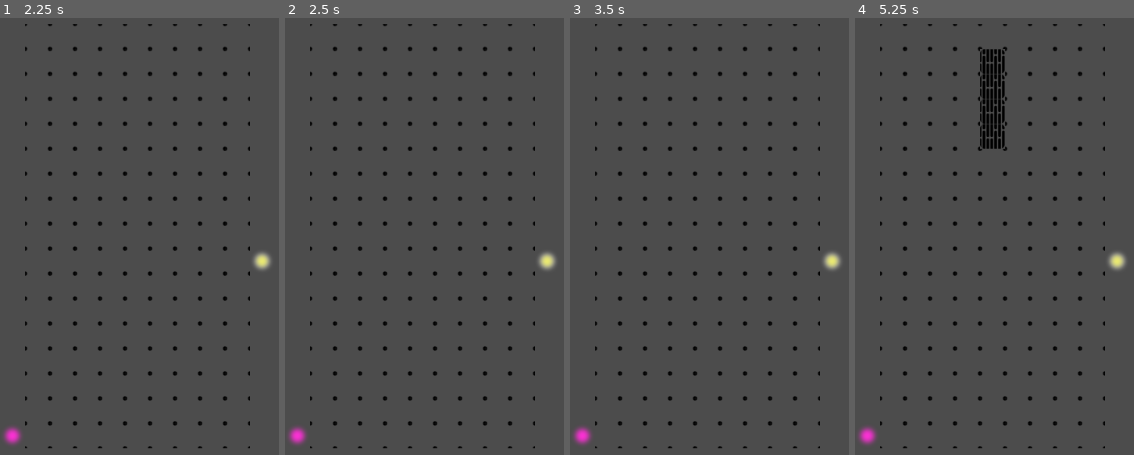
Above: before the commit, frames 1-4 (left to right).
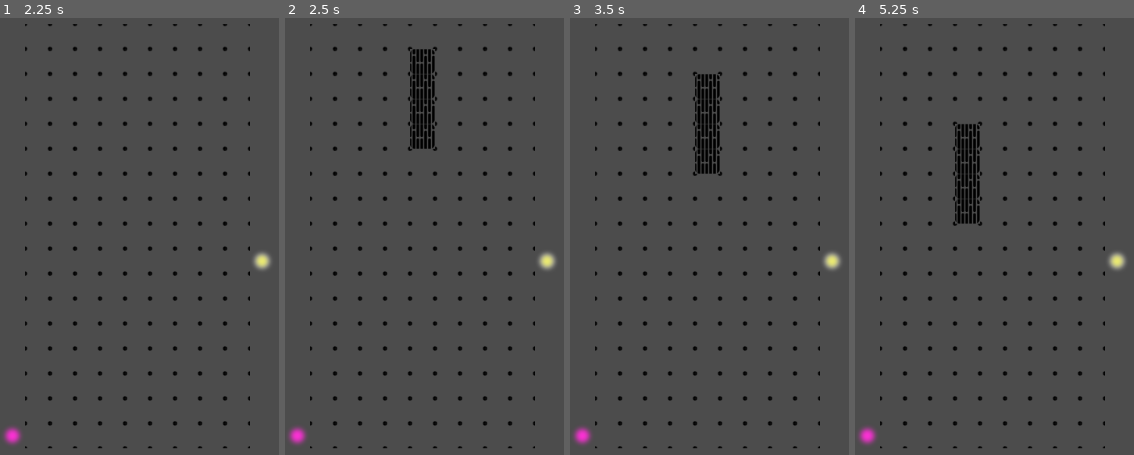
Above: after the commit, the same moments.

Repository: Henry38/Lithotris
Game: Godot game, scene res://scenes/Main.tscn
Two runs of this game, one before a commit and one after it. Both use one fixed random seed, a clock stepped at 60 frames per second and the inputs below.
Inputs (mouse positions are in pixels of both pictures, inside the frame that each line leads up to):
- Up to frame 1 (2.25 s): tap Enter at 0.5, 2 s; move the mouse to (outside the picture) at 0.52 s; hold D (move_right) 0.53-1.28 s; hold Shift (lithography_power_up) 0.53-1.28 s; click (outside the picture) at 0.67 s; tap Space at 1.25 s; move the mouse to (239, 258) at 1.27 s; hold S (move_down) 1.28-2.03 s; tap Shift (lithography_power_up) at 1.35 s; move the mouse to (outside the picture) at 2.02 s; hold D (move_right) from 2.03 s (still down); hold Shift (lithography_power_up) from 2.03 s (still down)
- Up to frame 2 (2.5 s): keep holding D (move_right); keep holding Shift (lithography_power_up)
- Up to frame 3 (3.5 s): keep holding D (move_right); tap Space at 2.75 s; move the mouse to (outside the picture) at 2.77 s; release Shift (lithography_power_up) at 2.78 s; tap Shift (lithography_power_up) at 2.85 s; click (outside the picture) at 2.92 s
- Up to frame 4 (5.25 s): move the mouse to (outside the picture) at 3.52 s; release D (move_right) at 3.53 s; hold Shift (lithography_power_up) 3.53-4.28 s; hold Q (move_left) 3.53-5.03 s; tap Enter at 4.25 s; move the mouse to (1014, 162) at 4.27 s; tap Shift (lithography_power_up) at 4.35 s; tap Space at 5 s; move the mouse to (outside the picture) at 5.02 s; hold S (move_down) from 5.03 s (still down); hold Shift (lithography_power_up) from 5.03 s (still down); click (outside the picture) at 5.17 s

Frame 1 is identical in both runs. In frame 2, 1.6% of the frame differs, in the area x 44-54%, y 7-30%; in frame 3, 1.6%; in frame 4, 3.1%, in the area x 35-54%, y 7-48%.

Commit message:
limit power up

Diff:
--- a/scripts/TileMap.gd
+++ b/scripts/TileMap.gd
@@ -8,6 +8,7 @@
 var preload_lithopgraphy_power_up = false
 var display_lithopgraphy_power_up = false
 var picking_resin_state_on = false
+var lithography_charge_count = 1
 export(int) var width = 10
 export(int) var height = 20
 
@@ -59,7 +60,7 @@
 		print(pathFinder.pathfind(self, startPoint, endPoint))
 
 	if not $timer.paused and event.is_action_pressed("lithography_power_up"):
-		if not preload_lithopgraphy_power_up:
+		if not preload_lithopgraphy_power_up and lithography_charge_count > 0:
 			preload_lithopgraphy_power_up = true
 
 	if picking_resin_state_on:
@@ -91,6 +92,7 @@
 func trigger():
 	if current_block == null and preload_lithopgraphy_power_up:
 		$timer.set_paused(true)
+		lithography_charge_count -= 1
 		preload_lithopgraphy_power_up = false
 		display_lithopgraphy_power_up = true
 		return
